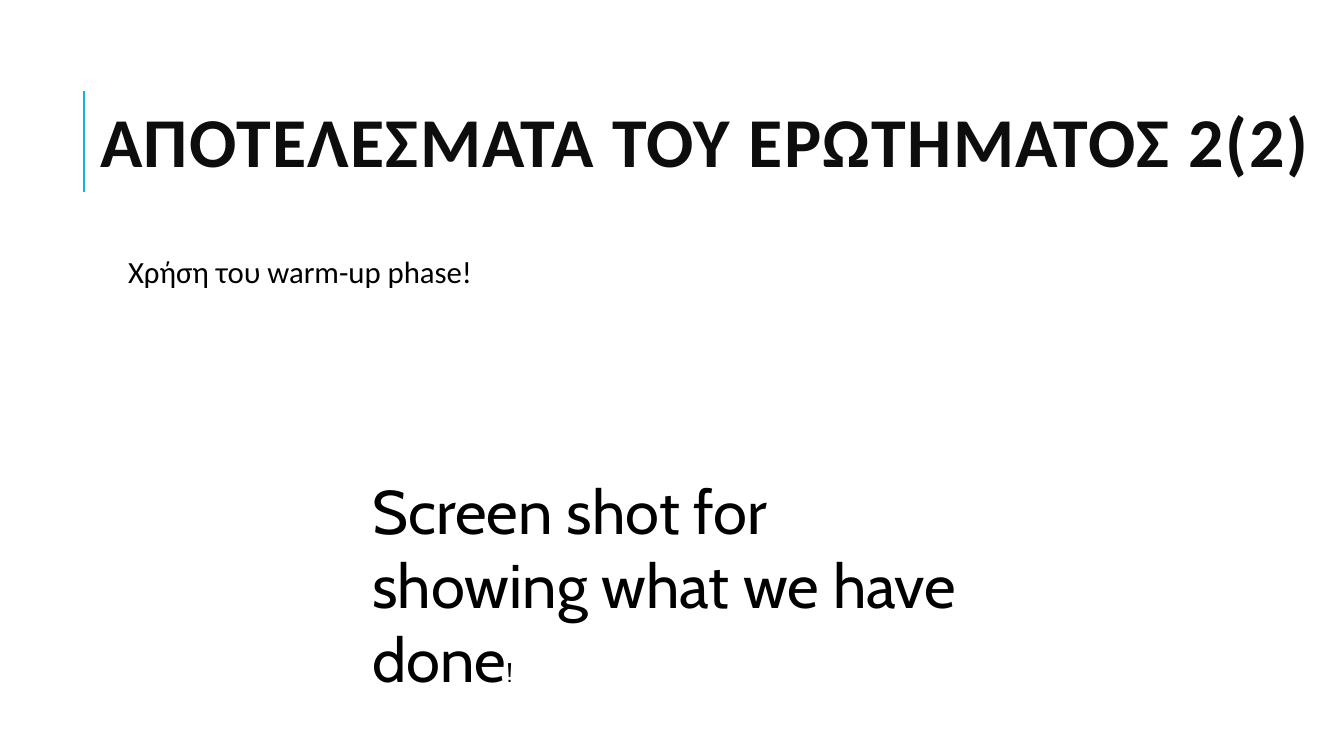
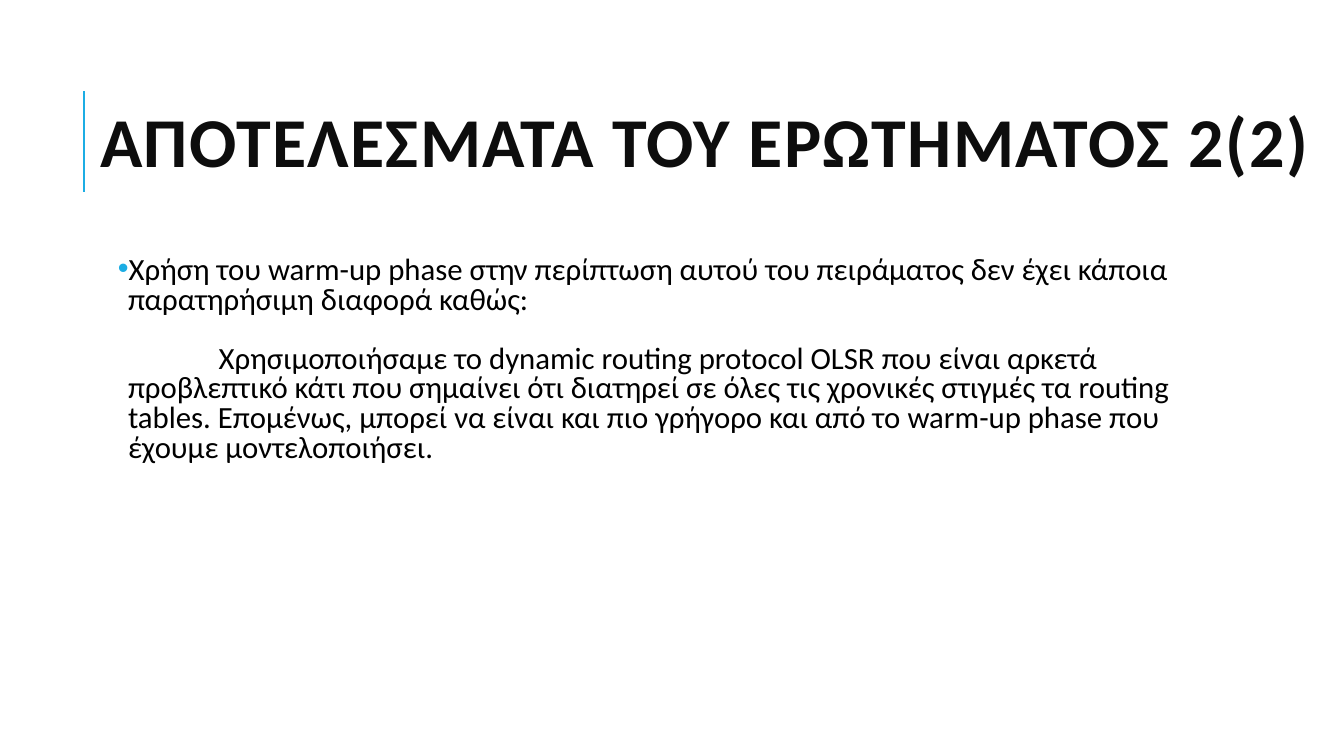
Before and after one commit to grgmyl/Ns3Project, a slide deck: slide 11 of Presentations/Ns-3_presentation_F.pptx. Drawn at 1344x756 pixels with LibreOffice and Linux fonts; fonts in the diff are those of the drawing. Boxes give left, top, right and bottom in pixels: in the first picture for what was removed or moved away, otherwise in the second. Text is boxed around its words. In the diff, an @@ line names an element or a change of style, - is before the commit and + after.

```diff
--- a/Presentations/Ns-3_presentation_F.pptx
+++ b/Presentations/Ns-3_presentation_F.pptx
@@ text at <box>128,258,1169,463</box>: text changed @@
-  Χρήση του warm-up phase!
+• Χρήση του warm-up phase στην περίπτωση αυτού του πειράματος δεν έχει κάποια παρατηρήσιμη διαφορά καθώς:
+  Χρησιμοποιήσαμε το dynamic routing protocol OLSR που είναι αρκετά προβλεπτικό κάτι που σημαίνει ότι διατηρεί σε όλες τις χρονικές στιγμές τα routing tables. Επομένως, μπορεί να είναι και πιο γρήγορο και από το warm-up phase που έχουμε μοντελοποιήσει.
@@ text removed at <box>372,487,956,683</box> @@
-Screen shot for showing what we have done!
```
Also in this commit, not shown: 1 other slide changed, 2 slides added, 1 slide removed.
